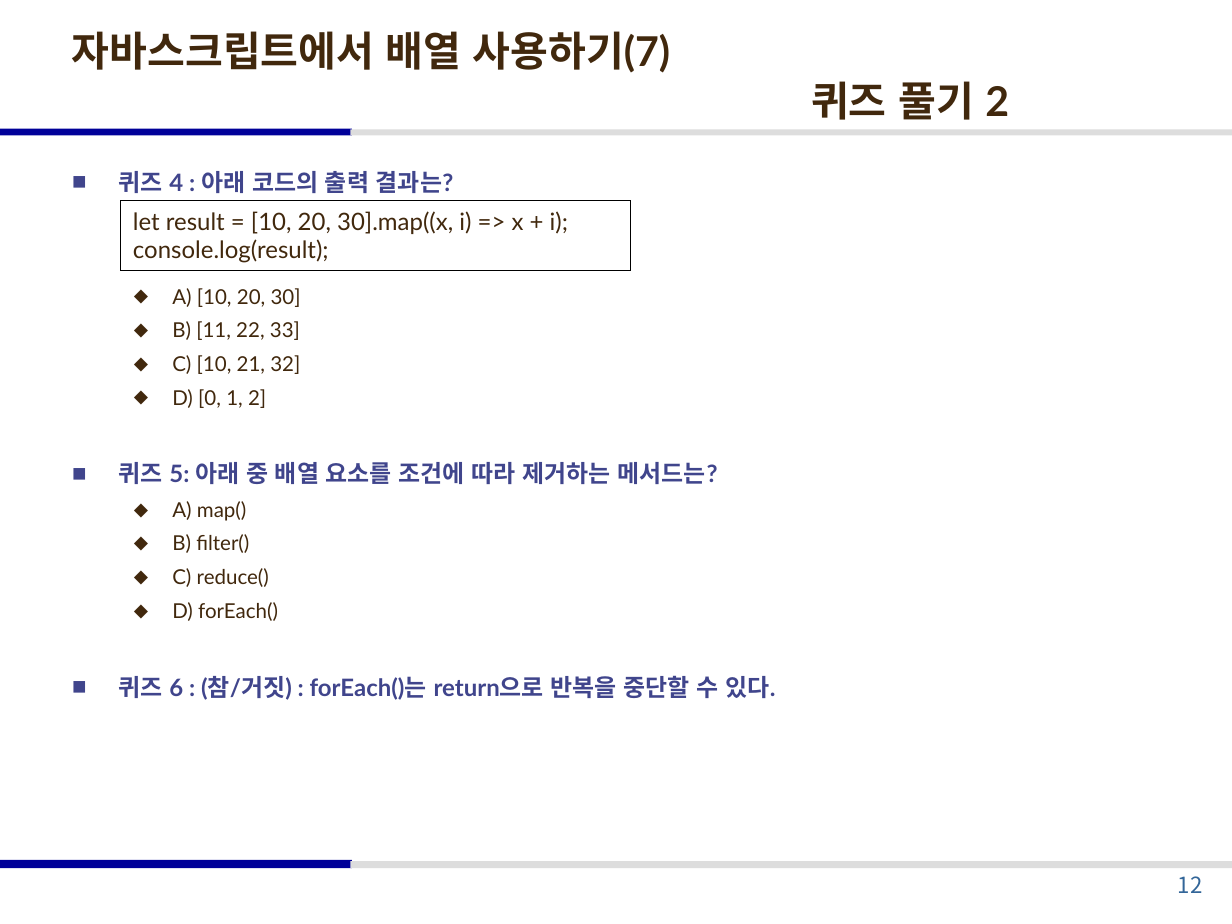
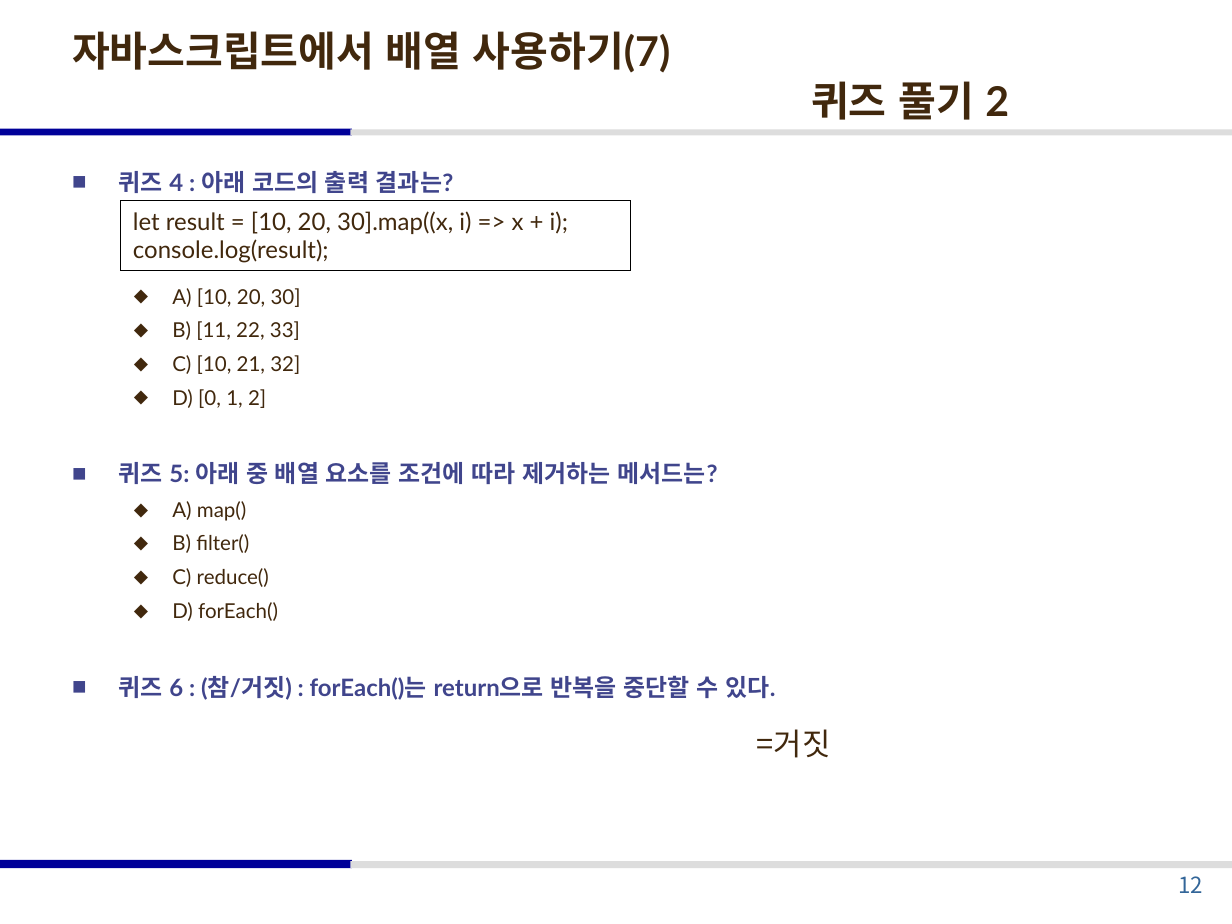
Before and after one commit to ilikecyberpunk/2-, a slide deck: slide 12 of 1학기/웹 프로그래밍/2026_웹 프로그래밍_part6.pptx. Drawn at 1232x924 pixels with LibreOffice and Linux fonts; fonts in the diff are those of the drawing. Boxes give left, top, right and bottom in pixels: in the first picture for what was removed or moved away, otherwise in the second. Text is boxed around its words. In the diff, an @@ line names an element or a change of style, - is before the commit and + after.

```diff
--- a/1학기/웹 프로그래밍/2026_웹 프로그래밍_part6.pptx
+++ b/1학기/웹 프로그래밍/2026_웹 프로그래밍_part6.pptx
@@ text added at bbox=[757, 729, 831, 758], 18 pt, text #41280D @@
+=거짓
```
Also in this commit, not shown: 2 other slides changed, 15 other files.
